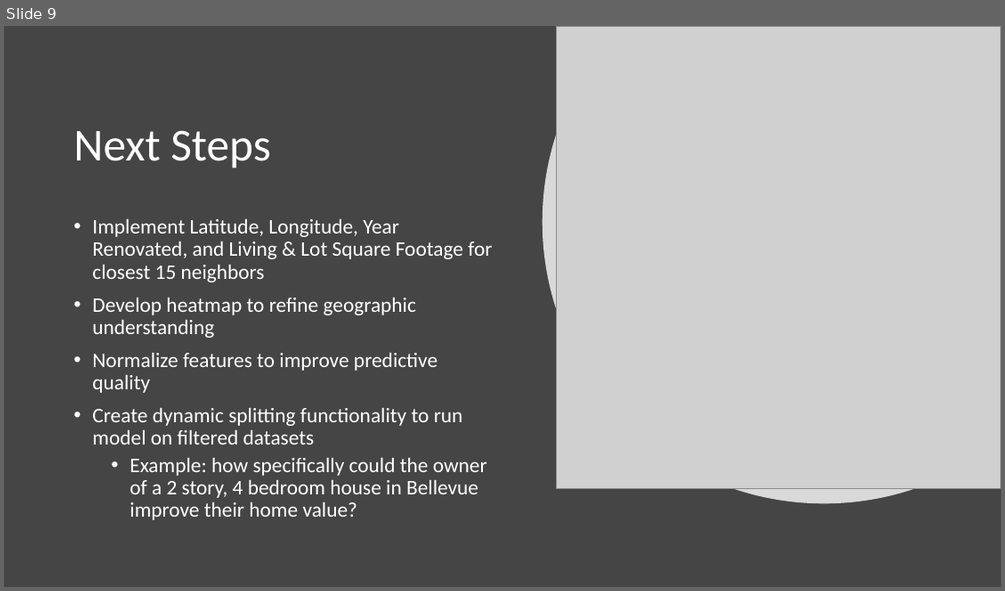
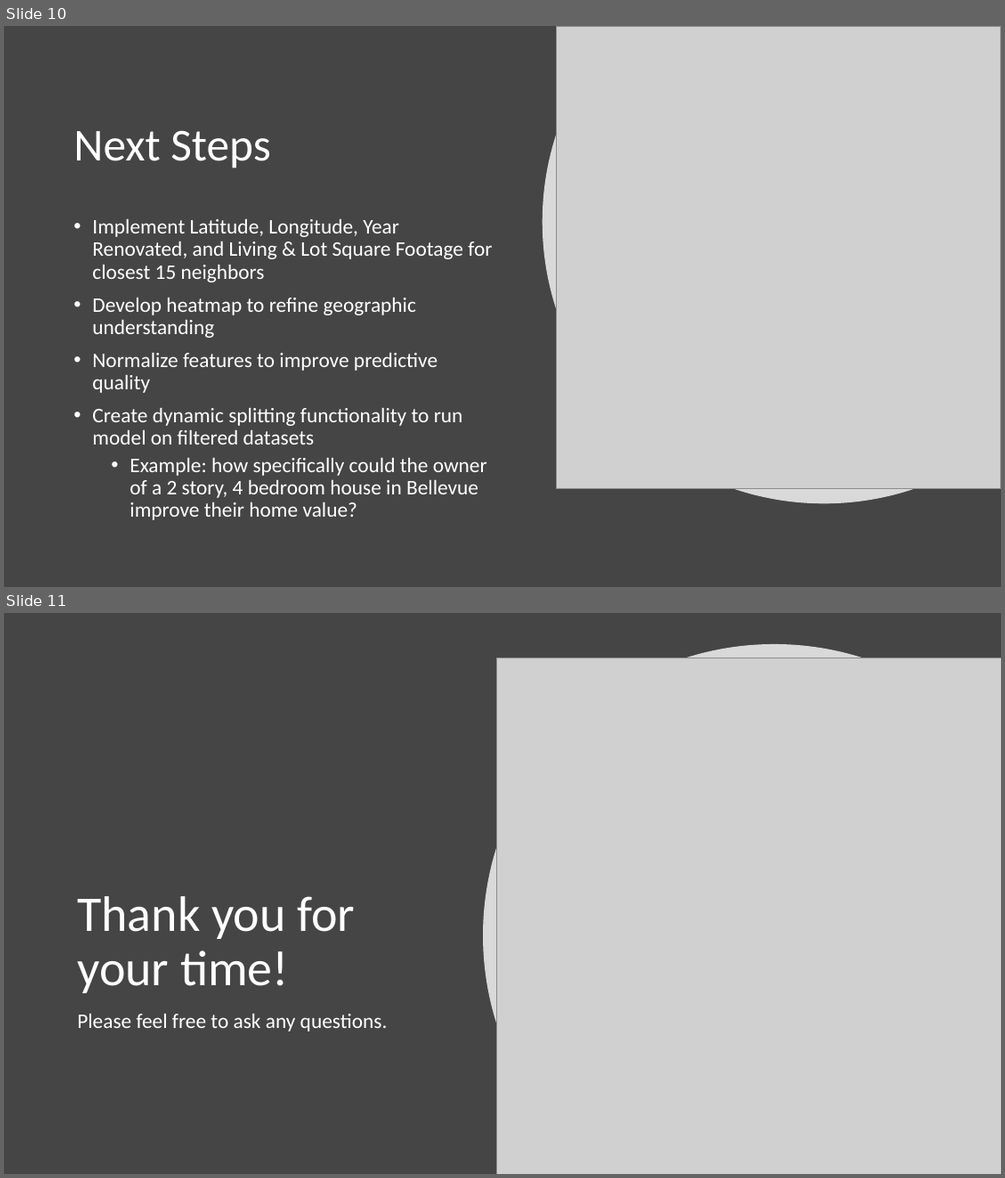
Before and after one commit to Drymander/dsc-phase-2-project, a slide deck: images/Johnny Dryman - Phase 2 Project Presentation.pptx. Shown one above the other, each under a label of ours: slide 9 before the commit, slides 10 and 11 after it. The pictures are 1005x591 and 1005x1178 pixels, drawn with LibreOffice and Linux fonts; fonts in the diff are those of the drawing; grey boxes stand for pictures. Boxes give left, top, right and bottom in pixels: in the first picture for what was removed or moved away, otherwise in the second. Text is boxed around its words. In the diff, an @@ line names an element or a change of style, - is before the commit and + after.

```diff
--- a/images/Johnny Dryman - Phase 2 Project Presentation.pptx
+++ b/images/Johnny Dryman - Phase 2 Project Presentation.pptx
@@ slide 11 added at box(4, 613, 1001, 1174), background #454545 @@
@@ freeform shape added at box(484, 644, 1001, 1174), fill #FFFFFF at 80% opacity @@
@@ picture added at box(496, 657, 1001, 1174) @@
@@ title added at box(77, 896, 356, 993), 48 pt, text #FFFFFF @@
+Thank you for your time!
@@ text added at box(77, 1013, 388, 1031), 20 pt, text #FFFFFF @@
+Please feel free to ask any questions.
@@ what was slide 9 is now slide 10 @@
```
Also in this commit, not shown: 2 slides changed, 4 other slides added, 3 other files.
